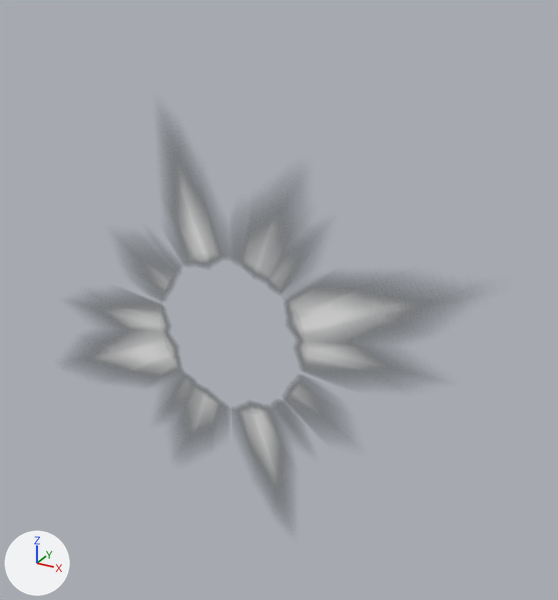
The FBX model Bin/Resources/Meshes/Effect/Hit/HitRing_1.fbx as it was, and as the next commit left it.
The view is the same before and after, from a camera (50 mm lens) standing at (0.0195, -0.031, 0.0177) and looking at (0.0017, 0.0013, 0.0016). Arrows for +X, +Y and +Z are at lower left; the lights stay in place. Where no turn or scale is listed for an object, it has been applied to the vertices.

Names of what the first picture shows: 'HitRing_01__lambert2'.
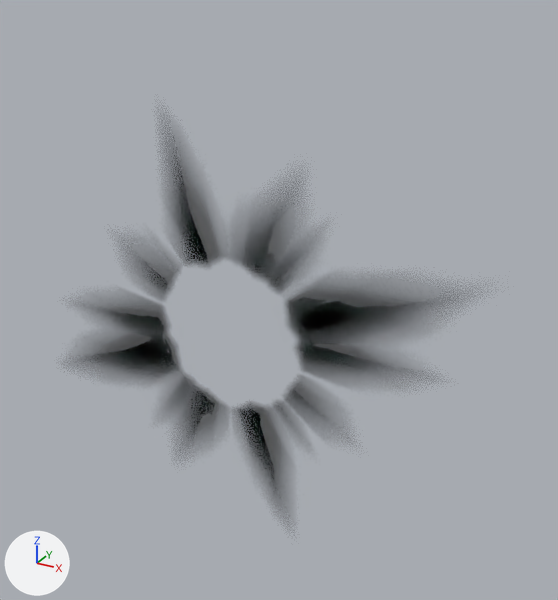
Diff of the bpy script that builds the scene:
```diff
--- a/Bin/Resources/Meshes/Effect/Hit/HitRing_1.fbx.py
+++ b/Bin/Resources/Meshes/Effect/Hit/HitRing_1.fbx.py
@@ img_blast_06_nml_png @@
+img_blast_06_nml_png = load_image('blast_06_nml.png', '_unpacked/blast_06_nml.png', 256, 256, 'Non-Color')
@@ mat_material__30 @@
+mat_material__30 = bpy.data.materials.new('Material #30')
+# uses the picture img_blast_06_nml_png
+# uses the picture img_blast_06_png
@@ me_mesh @@
 me_mesh.from_pydata(...)  # 180 vertices, 288 faces; spans x -0.015..0.015, y -0.0009..0.0, z -0.015..0.015
-me_mesh.materials.append(mat_material__109)  # picture img_blast_06_png
+me_mesh.materials.append(mat_material__30)
```

Location of each change, [x1, y1, x2, y2] in pixels of the pictures (558 x 600 px):
'HitRing_01__lambert2', recoloured: [82, 147, 434, 499] in both
